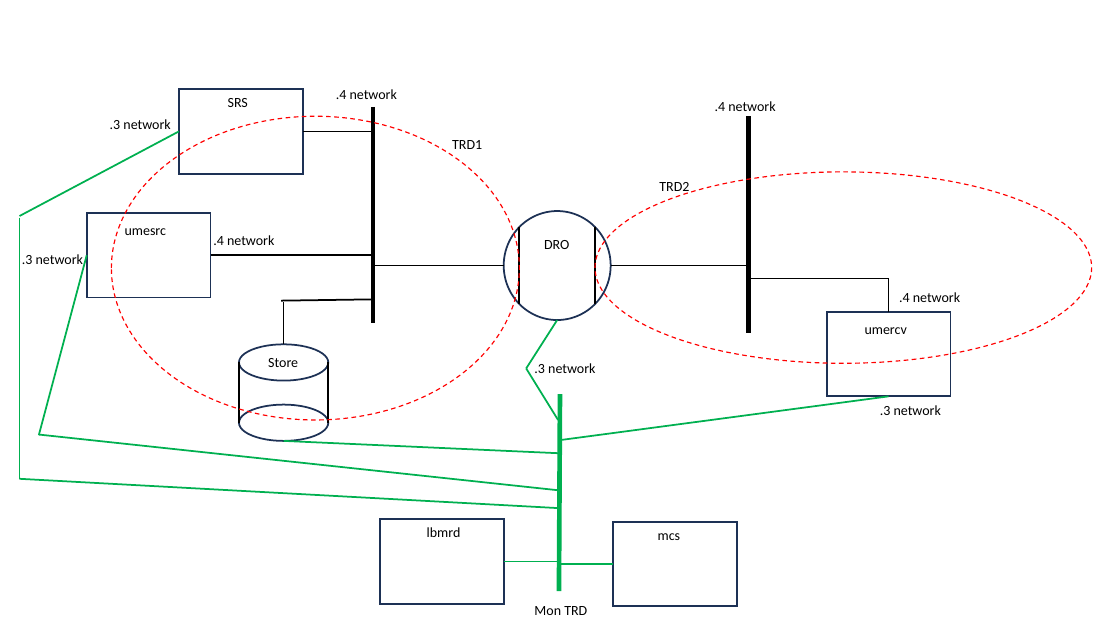
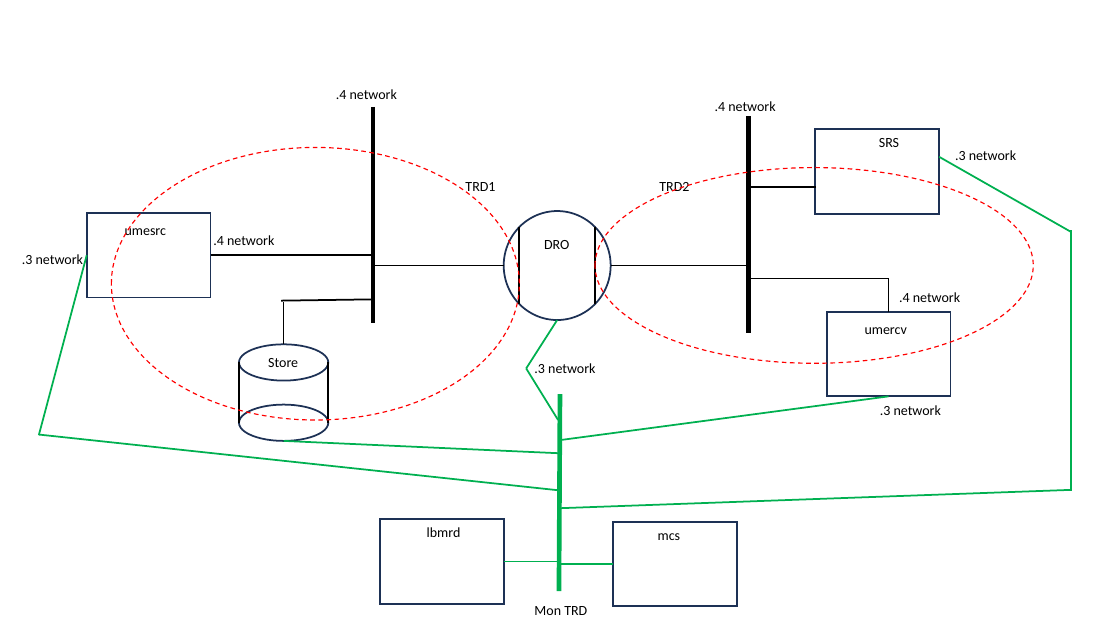
Before and after one commit to UltraMessaging/mcs_demo, a slide deck: slide 1 of figure1.pptx. Drawn at 1120x630 pixels with LibreOffice and Linux fonts; fonts in the diff are those of the drawing. Boxes give left, top, right and bottom in pixels: in the first picture for what was removed or moved away, otherwise in the second. Text is boxed around its words. In the diff, an @@ line names an element or a change of style, - is before the commit and + after.

```diff
--- a/figure1.pptx
+++ b/figure1.pptx
@@ ellipse: place and size @@
-ellipse at [112,116,520,420]
+ellipse at [112,148,520,420]
@@ rectangle: place and size @@
-rectangle at [179,89,302,174]
+rectangle at [816,129,939,214]
@@ text "SRS": place and size @@
-text "SRS" at [228,98,248,107]
+text "SRS" at [879,138,899,147]
@@ text ".3 network": place and size @@
-text ".3 network" at [110,119,170,129]
+text ".3 network" at [955,150,1016,160]
@@ text "TRD1" rewrapped from [452,140,482,149] to [465,182,495,195] @@
@@ ellipse: place and size @@
-ellipse at [595,172,1091,364]
+ellipse at [595,168,1033,364]
@@ line moved from (19, 216) - (179, 131) to (939, 157) - (1071, 232) @@
@@ line moved from (373, 131) - (303, 131) to (816, 187) - (746, 187) @@
@@ line moved from (19, 218) - (19, 479) to (1071, 230) - (1071, 492) @@
@@ line moved from (19, 479) - (560, 508) to (1071, 490) - (560, 508) @@
```
Also in this commit, not shown: 10 other files.
